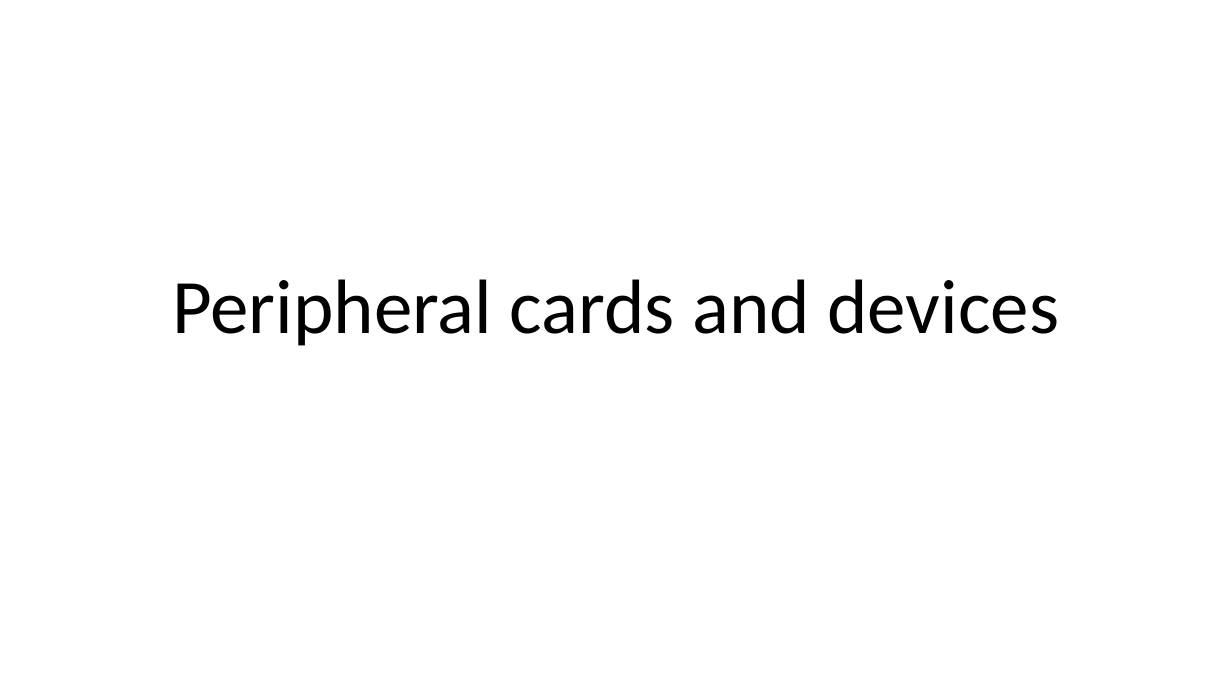
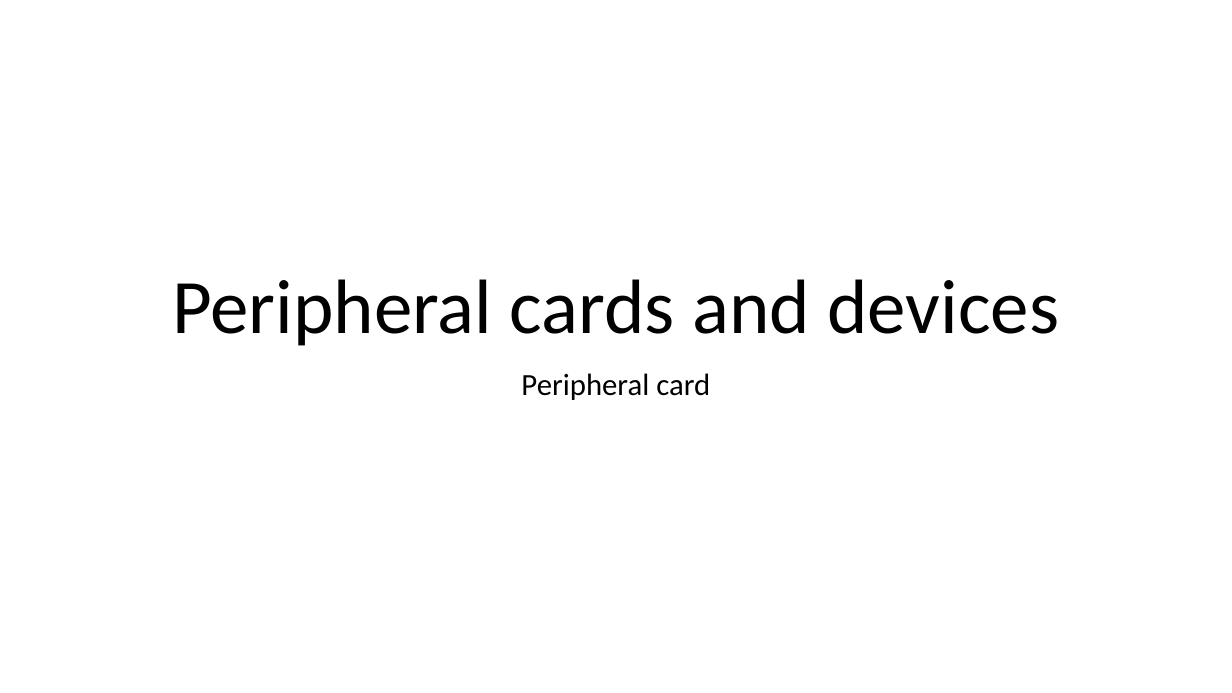
Before and after one commit to MoazzemhossainMoazz/HPP_files, a slide deck: slide 1 of 14 Peripheral cards and devices.pptx. Drawn at 1232x693 pixels with LibreOffice and Linux fonts; fonts in the diff are those of the drawing. Boxes give left, top, right and bottom in pixels: in the first picture for what was removed or moved away, otherwise in the second. Text is boxed around its words. In the diff, an @@ line names an element or a change of style, - is before the commit and + after.

Commit message:
update 14 file

```diff
--- a/14 Peripheral cards and devices.pptx
+++ b/14 Peripheral cards and devices.pptx
@@ subtitle added at [521,373,710,400], 24 pt, text #000000 @@
+Peripheral card
```
